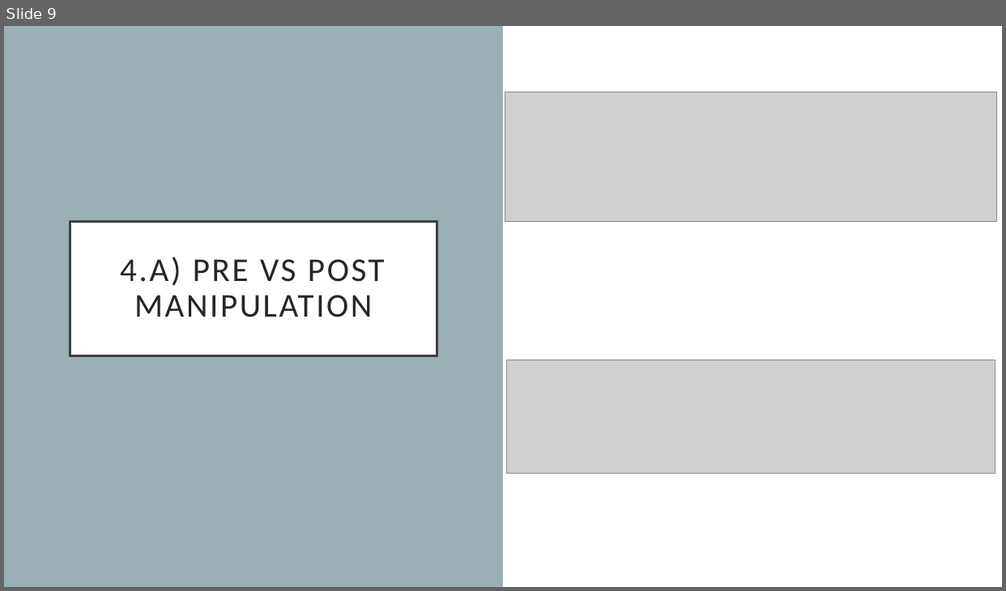
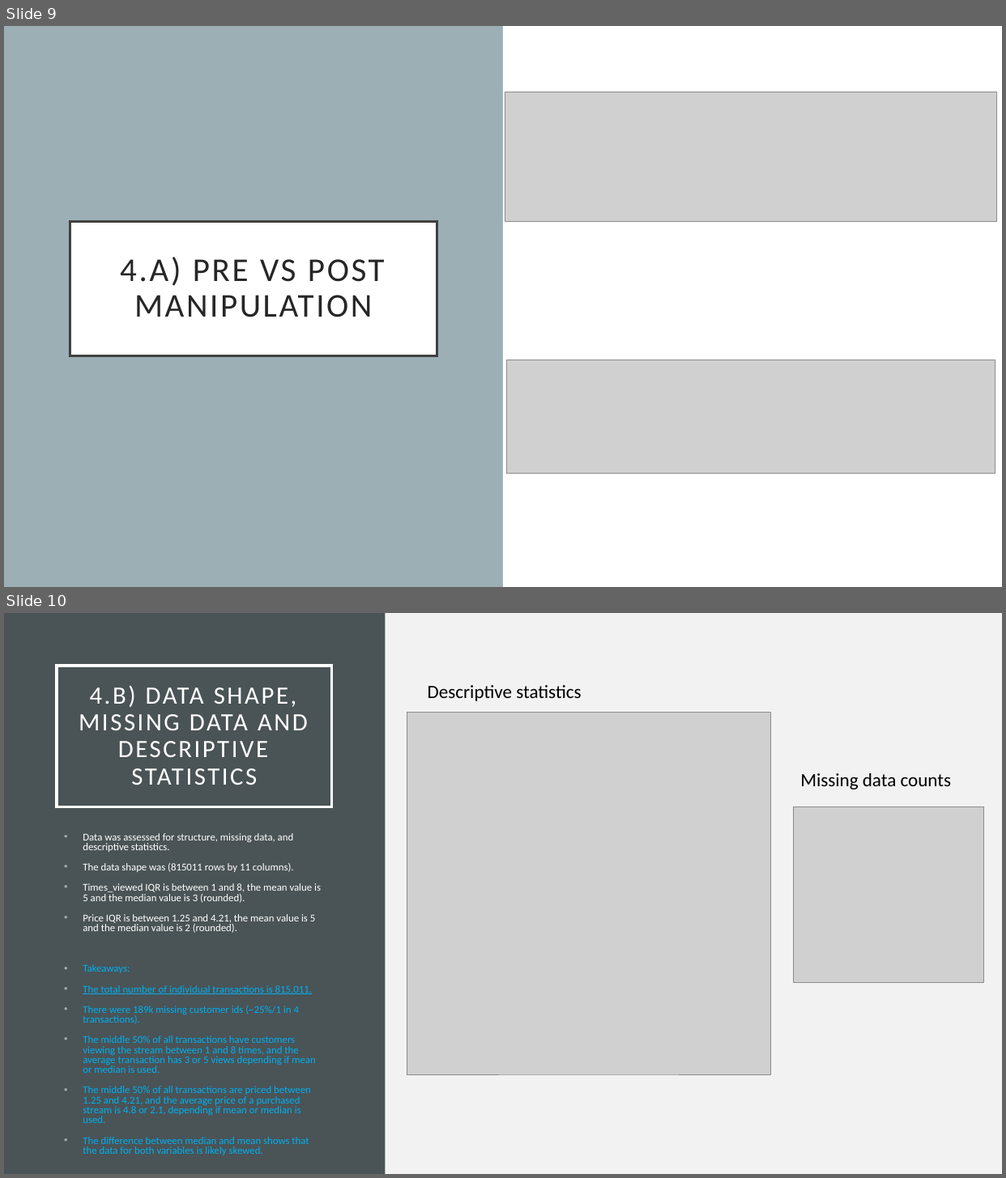
Before and after one commit to richardcure/capstone, a slide deck: Part 1 Data Investigation/AAVAiL Revenue Prediction - Data Investigation Summary.pptx. Shown one above the other, each under a label of ours: slide 9 before the commit, slides 9 and 10 after it. The pictures are 1006x591 and 1006x1178 pixels, drawn with LibreOffice and Linux fonts; fonts in the diff are those of the drawing; grey boxes stand for pictures. Boxes give left, top, right and bottom in pixels: in the first picture for what was removed or moved away, otherwise in the second. Text is boxed around its words. In the diff, an @@ line names an element or a change of style, - is before the commit and + after.

```diff
--- a/Part 1 Data Investigation/AAVAiL Revenue Prediction - Data Investigation Summary.pptx
+++ b/Part 1 Data Investigation/AAVAiL Revenue Prediction - Data Investigation Summary.pptx
@@ slide 10 added at [4,613,1002,1174], background #F2F2F2 @@
@@ rectangle added at [4,613,385,1174], fill #4A5356 @@
@@ title added at [57,666,332,807], outline #FFFFFF 2.5 pt, 24 pt, text #FFFFFF @@
+4.B) DATA SHAPE, MISSING DATA AND DESCRIPTIVE STATISTICS
@@ text added at [428,685,581,701], 18 pt, text #000000 @@
+Descriptive statistics
@@ picture added at [407,713,771,1075] @@
@@ text added at [800,773,952,790], 18 pt, text #000000 @@
+Missing data counts
@@ picture added at [793,807,983,983] @@
@@ text added at [83,833,321,1156], 10 pt, text #00B0F0 @@
+• Data was assessed for structure, missing data, and descriptive statistics.
+• The data shape was (815011 rows by 11 columns).
+• Times_viewed IQR is between 1 and 8, the mean value is 5 and the median value is 3 (rounded).
+• Price IQR is between 1.25 and 4.21, the mean value is 5 and the median value is 2 (rounded).
+• Takeaways:
+• The total number of individual transactions is 815,011.
+• There were 189k missing customer ids (~25%/1 in 4 transactions).
+• The middle 50% of all transactions have customers viewing the stream between 1 and 8 times, and the average transaction has 3 or 5 views depending if mean or median is used.
+• The middle 50% of all transactions are priced between 1.25 and 4.21, and the average price of a purchased stream is 4.8 or 2.1, depending if mean or median is used.
+• The difference between median and mean shows that the data for both variables is likely skewed.
```
Also in this commit, not shown: 10 slides changed, 5 other slides added, 1 slide removed, 1 other file.
